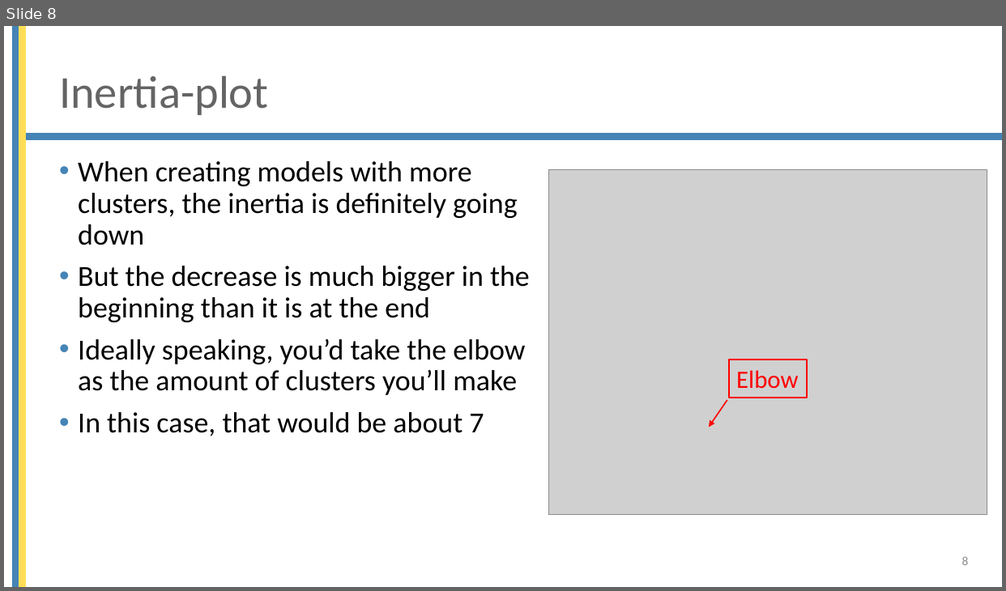
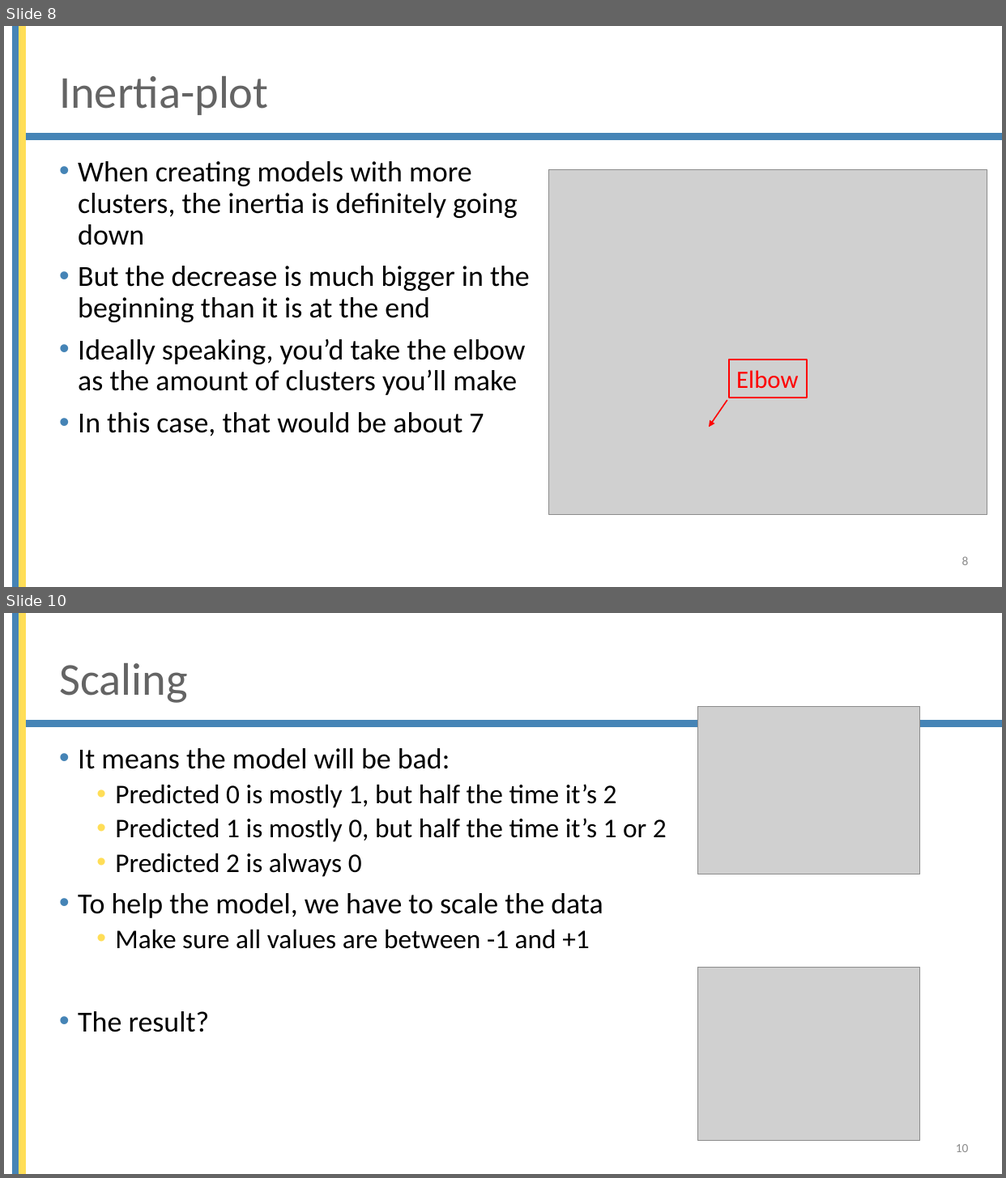
Before and after one commit to mjochen/Cello_AI, a slide deck: ppts/9 - Unsupervised learning.pptx. Shown one above the other, each under a label of ours: slide 8 before the commit, slides 8 and 10 after it; the slides between them are not shown. The pictures are 1006x591 and 1006x1178 pixels, drawn with LibreOffice and Linux fonts; fonts in the diff are those of the drawing; grey boxes stand for pictures; background and template pictures are left out. Boxes give left, top, right and bottom in pixels: in the first picture for what was removed or moved away, otherwise in the second. Text is boxed around its words. In the diff, an @@ line names an element or a change of style, - is before the commit and + after.

```diff
--- a/ppts/9 - Unsupervised learning.pptx
+++ b/ppts/9 - Unsupervised learning.pptx
@@ slide 10 added at <box>4,613,1002,1174</box>, background #FFFFFF; not listed: 3 template elements that a slide beside it also shows @@
@@ title added at <box>59,663,187,703</box>, 44 pt, text #646464 @@
+Scaling
@@ picture added at <box>698,707,919,875</box> @@
@@ text added at <box>78,748,667,1033</box>, 26 pt, text #000000 @@
+• It means the model will be bad:
+  • Predicted 0 is mostly 1, but half the time it’s 2
+  • Predicted 1 is mostly 0, but half the time it’s 1 or 2
+  • Predicted 2 is always 0
+• To help the model, we have to scale the data
+  • Make sure all values are between -1 and +1
+• The result?
@@ picture added at <box>698,968,919,1141</box> @@
@@ page number added at <box>956,1144,969,1152</box>, 12 pt, text #8C8C8C @@
+10
```
Also in this commit, not shown: 4 other slides added, 37 other files.
